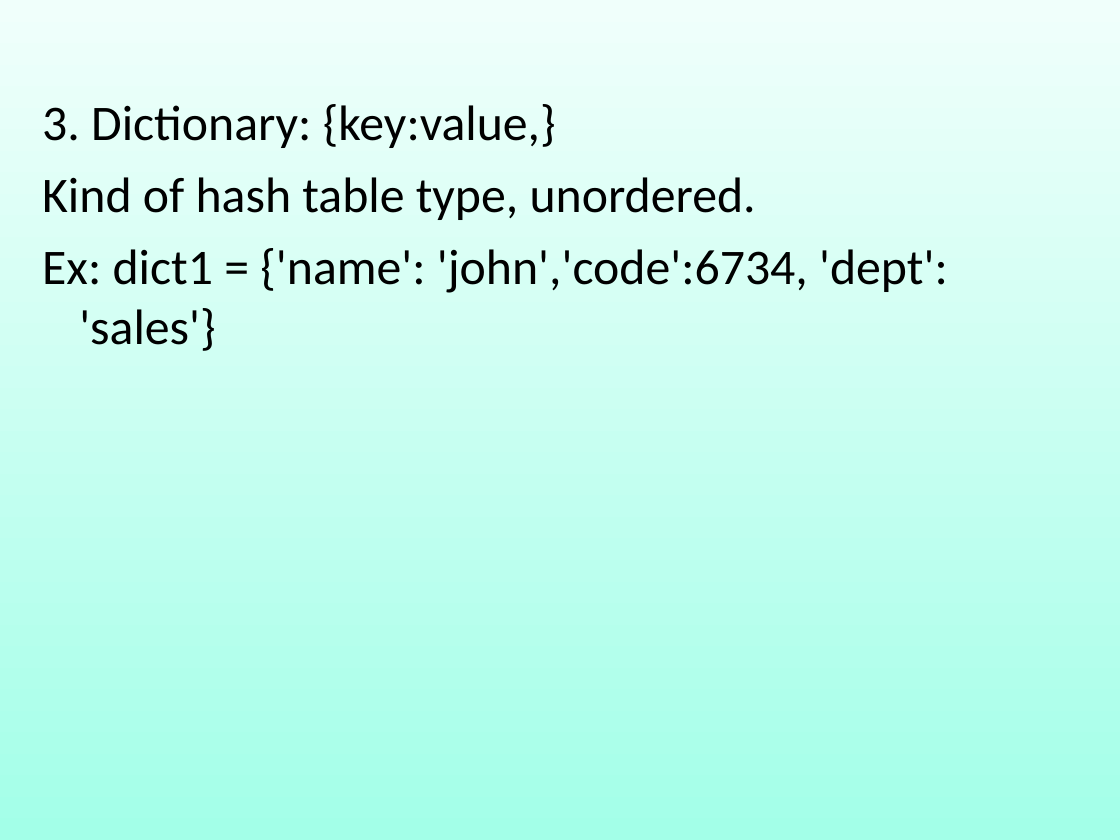
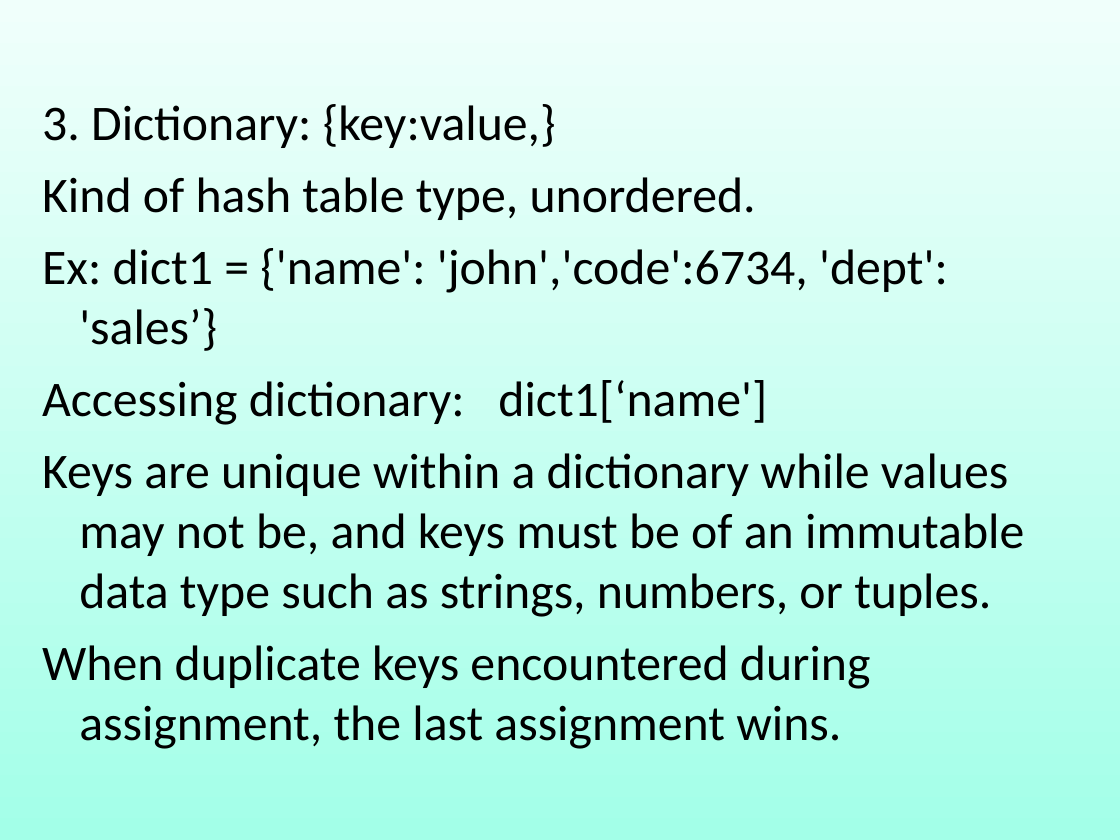
Before and after one commit to robin3795/Data, a slide deck: slide 15 of 2018_3.ppt. Drawn at 1120x840 pixels with LibreOffice and Linux fonts; fonts in the diff are those of the drawing. Boxes give left, top, right and bottom in pixels: in the first picture for what was removed or moved away, otherwise in the second. Text is boxed around its words. In the diff, an @@ line names an element or a change of style, - is before the commit and + after.

```diff
--- a/2018_3.ppt
+++ b/2018_3.ppt
@@ text in free at (42, 248, 1024, 749): text changed @@
-Ex: dict1 = {'name': 'john','code':6734, 'dept': 'sales'}
+Ex: dict1 = {'name': 'john','code':6734, 'dept': 'sales’}
+Accessing dictionary: dict1[‘name']
+Keys are unique within a dictionary while values may not be, and keys must be of an immutable data type such as strings, numbers, or tuples.
+When duplicate keys encountered during assignment, the last assignment wins.
```
Also in this commit, not shown: 6 other slides changed, 11 slides added, 2 slides removed, 1 other file.
